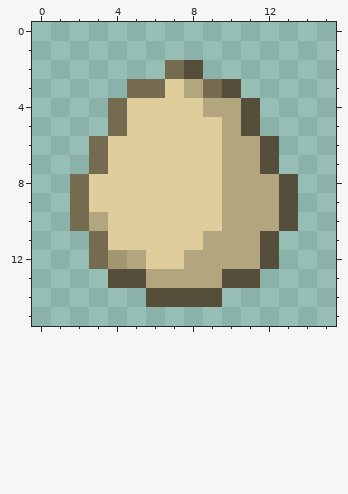
A pixel-art sprite gets an edit: src/main/resources/assets/ratonmod/item/spawnEggs/wolf.png. The picture above was drawn from the file before the commit.
The file is 16x16 pixels. Colours within 5 levels of each other are drawn and written as one.
After the commit:
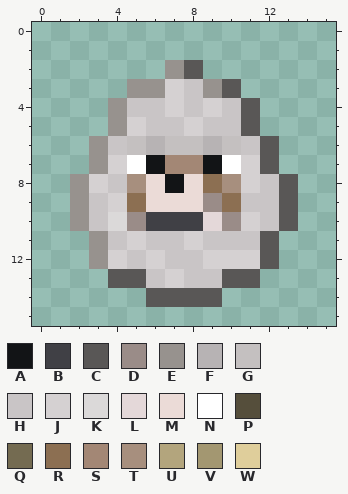
Palette (. is transparent): A #121416  B #404045  C #595756  D #9a8c88  E #97928e  F #b7b3b4  G #c4c0c0  H #c9c5c6  J #d5d1d2  K #dbd9d9  L #e4d8d9  M #ebdbd7  N #ffffff  P #554e3b  Q #746b51  R #8c6f52  S #a38775  T #a78f7e  U #b3a57d  V #a39771  W #dfce9b
From old to new:
Changed rows in their new state; - is an unchanged pixel.
first column x 2:
 2 -----EC-----
 3 ---EEJHEC---
 4 --EHHJHJHC--
 5 --EJHHJHHC--
 6 -EHGFGGFGHC-
 7 -EJNASSANJC-
 8 EJHTMAMRTJHC
 9 EHJRMMMDRHHC
10 EHKDBBBLDJHC
11 -EHJHHJHHHC-
12 -EJHJHHJJJC-
13 --CCHJHHCC--
14 ----CCCC----
Changed places in both pictures, as pixel boxes (x1, y1, x2, y2):
changed: (70, 60, 298, 307)
